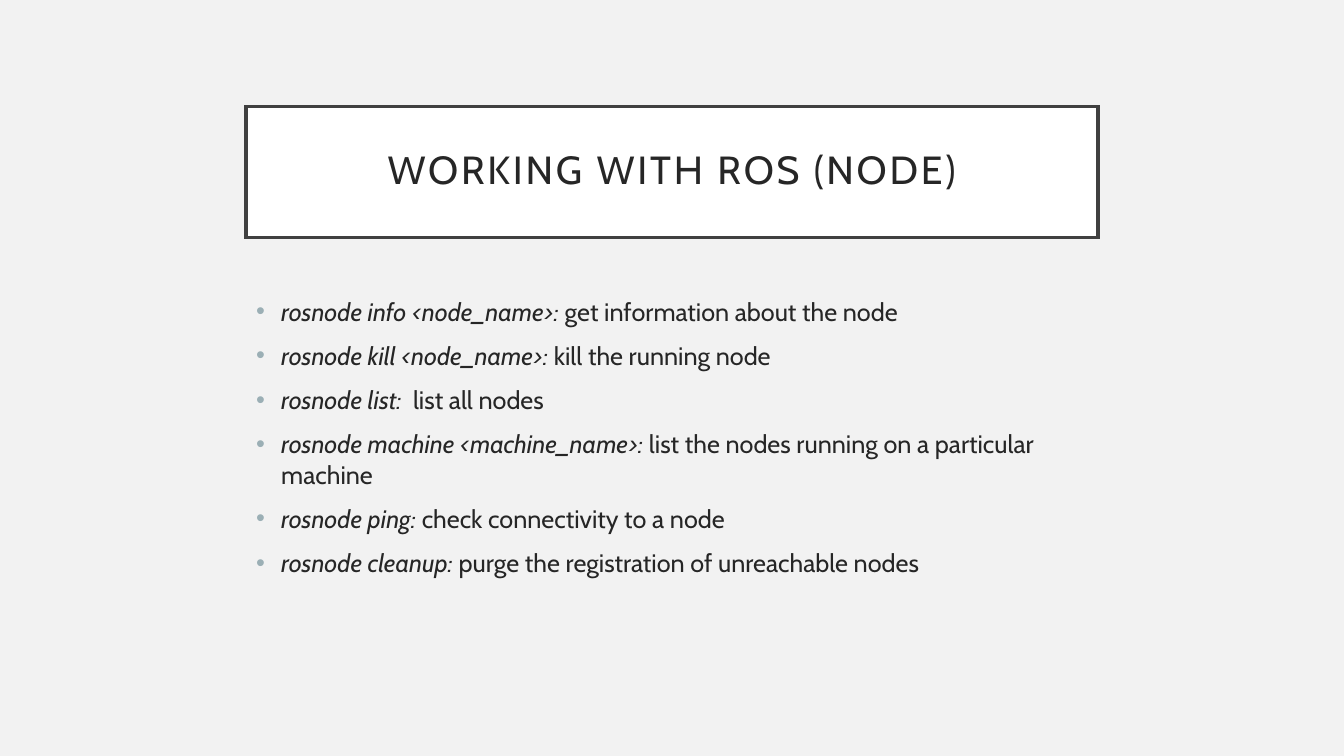
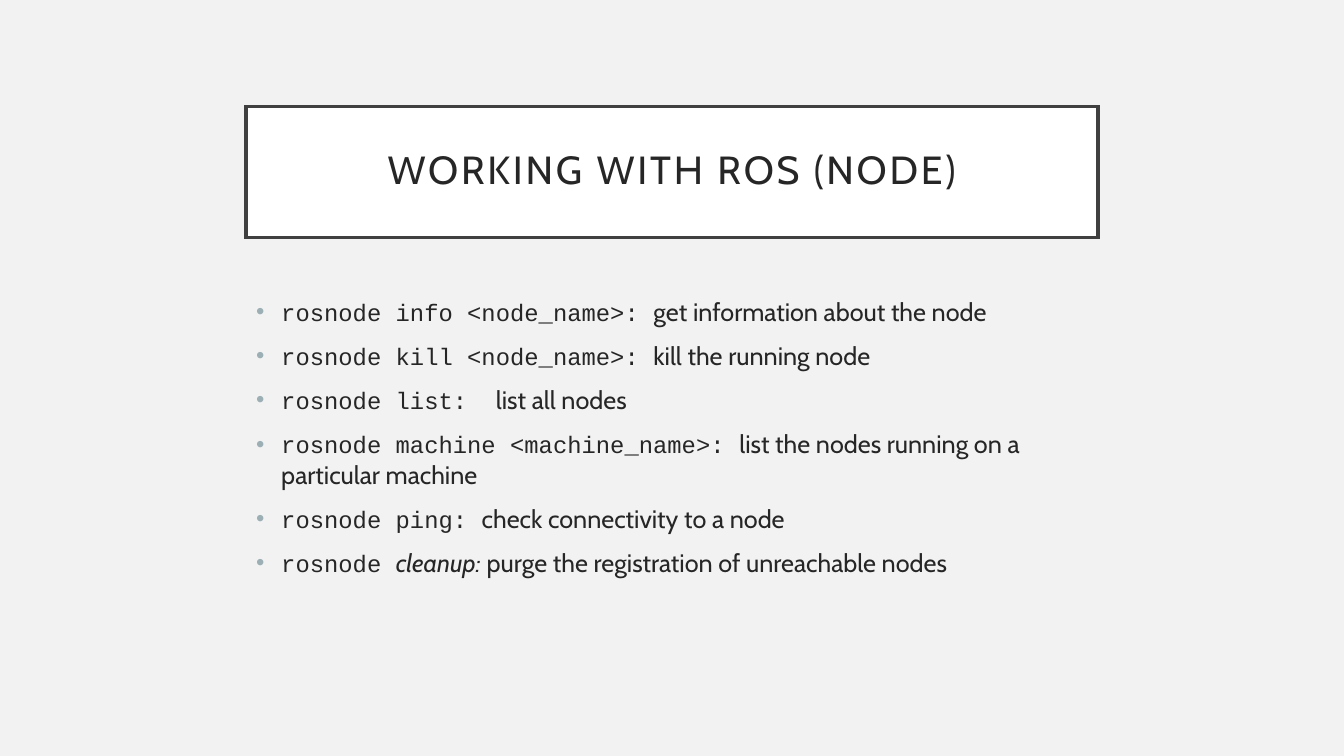
Before and after one commit to fpt-corp/DiRa, a slide deck: slide 21 of DiRa_Digital_Race_Software/Reference/ROS/Introduction to ROS.pptx. Drawn at 1344x756 pixels with LibreOffice and Linux fonts; fonts in the diff are those of the drawing. Boxes give left, top, right and bottom in pixels: in the first picture for what was removed or moved away, otherwise in the second. Text is boxed around its words. In the diff, an @@ line names an element or a change of style, - is before the commit and + after.

Commit message:
Add ROS topic communication slide, update the formatting of the Introduction slide

```diff
--- a/DiRa_Digital_Race_Software/Reference/ROS/Introduction to ROS.pptx
+++ b/DiRa_Digital_Race_Software/Reference/ROS/Introduction to ROS.pptx
@@ text "rosnode info <node_name>: get information ..." at (281,302,1020,578): size 18 to 17 pt, font Cabin to Courier New, italic off in "rosnode info <node_name>:", "rosnode kill <node_name>:", "rosnode list:", "rosnode machine <machine_name>:" and 2 more places @@
```
Also in this commit, not shown: 7 other slides changed, 1 other file.
